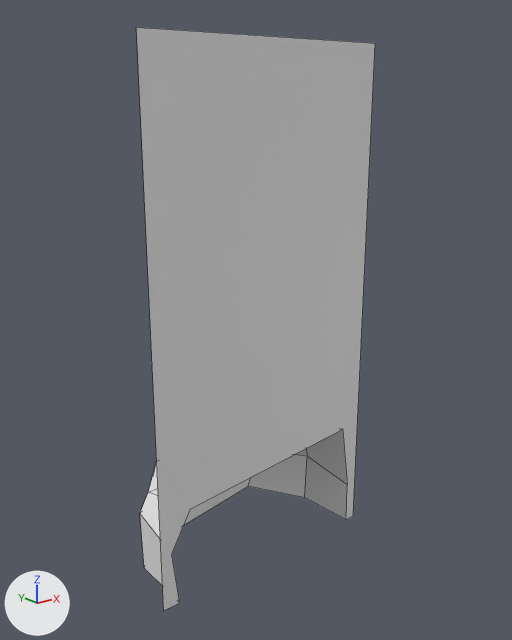
An edit to the FBX model Assets/Models/hide7.fbx, drawn before and after from the same camera.
Both versions are drawn from a camera (50 mm lens) standing at (-3.2, -3.84, 3.62) and looking at (0.18, 0.39, 1.93). Lighting does not change. The marker at lower left points along +X, +Y and +Z. Mesh edges are drawn as thin lines. Where no turn or scale is listed for an object, it has been applied to the vertices.

The scene before the commit, as lines of its bpy script (objects in view):
```python
me_plane_000 = bpy.data.meshes.new('Plane.000')
me_plane_000.from_pydata(...)  # 18 vertices, 11 faces; spans x -0.91..0.99, y -0.01..1.1, z -2.08..-1.09
me_plane_001 = bpy.data.meshes.new('Plane.001')
me_plane_001.from_pydata(...)  # 10 vertices, 1 face; spans x -1.0..1.0, y -0.01..0.01, z -2.01..2.0
# before: 0 (-1.0, 0.0, -2.0) at pixel (163, 610), 1 (1.0, 0.0, -2.0) at pixel (353, 515), 2 (-1.0, 0.0, 2.0) at pixel (136, 27), 3 (1.0, 0.0, 2.0) at pixel (375, 43), 4 (-0.86, 0.0, -2.0) at pixel (179, 602)
# before: 5 (0.92, 0.01, -2.01) at pixel (346, 519), 6 (-0.91, 0.0, -1.55) at pixel (171, 554), 7 (-0.73, 0.0, -1.24) at pixel (190, 508), 8 (0.83, 0.01, -1.09) at pixel (342, 429), 9 (0.89, -0.01, -1.64) at pixel (347, 484)
ob_front = bpy.data.objects.new('Front', me_plane_001)
ob_front.location = (0.0, 0.0, 2.0)
ob_inisde = bpy.data.objects.new('Inisde', me_plane_000)
ob_inisde.location = (0.0, 0.0, 2.0)
```
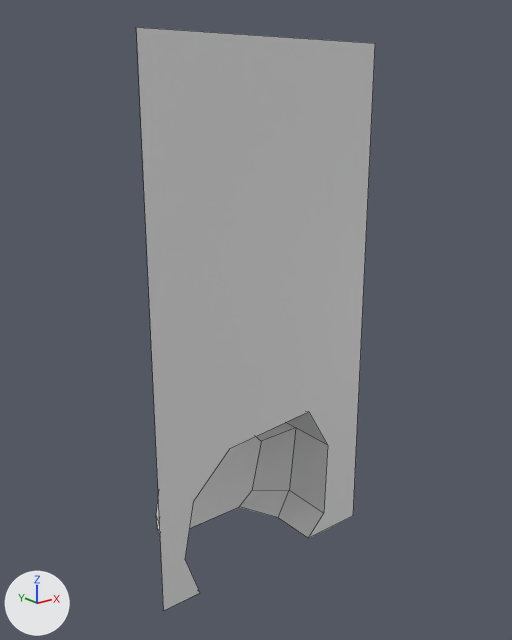
Edits to the bpy script that builds the scene:
```text
Change me_plane_001:
    where me_plane_001.from_pydata(...)  # 10 vertices, 1 face; spans x -1.0..1.0, y -0.01..0.01, z -2.01..2.0
    used by ob_front; location = (0.0, 0.0, 2.0)
    verts and faces of me_plane_001; kept vertices keep their numbers, new ones are numbered from 10
    me_plane_001 part 1
    add delete_faces([(0, 4, 6, 7, 8, 9, 5, 1, 3, 2)])
    add verts[4] = (-0.68, 0.0, -2.0)  # moved, pixel (200, 592)
    add verts[5] = (0.45, 0.0, -2.0)  # moved, pixel (308, 538)
    add verts[6] = (-0.8, 0.0, -1.64)  # moved, pixel (185, 559)
    add verts[7] = (-0.71, 0.0, -1.19)  # moved, pixel (193, 501)
    add verts[8] = (0.65, 0.0, -1.18)  # moved, pixel (327, 445)
    add verts[9] = (0.63, 0.0, -1.82)  # moved, pixel (323, 513)
    add verts[10] = (-0.37, 0.0, -0.87)  # pixel (230, 448)
    add verts[11] = (0.42, 0.0, -0.8)  # pixel (308, 411)
    add faces += [(0, 4, 6, 7, 10, 11, 8, 9, 5, 1, 3, 2)]
Add me_plane:
    me_plane.from_pydata(...)  # 24 vertices, 15 faces; spans x -0.798..0.646, y 0.0..0.809, z -2.008..-0.802
Remove ob_inisde:
    ob_inisde = bpy.data.objects.new('Inisde', me_plane_000)
    ob_inisde.location = (0.0, 0.0, 2.0)
Add ob_inside:
    ob_inside = bpy.data.objects.new('Inside', me_plane)
    ob_inside.location = (0.0, 0.0, 2.0)
```

Boxes (x1, y1, x2, y2) around the edits, measured in the pictures (512 x 640 px; the box of a moved part takes in the faces that stretch with it):
'Inside', added
    after: (156, 412, 328, 538)
'Inisde', deleted
    before: (140, 429, 347, 585)
part 1 of me_plane_001, moved or reshaped
    both: (156, 408, 351, 605)
